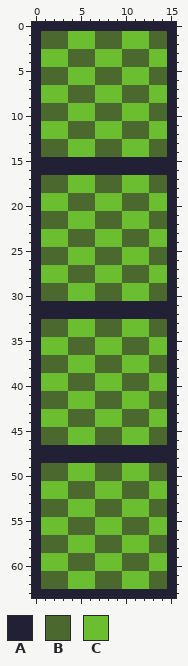
File history of a pixel-art sprite, src/res/img/greenDoor.png. The first picture shows the starting point.
The file is 16x64 pixels.
Palette (. is transparent): A #222034  B #4b692f  C #6abe30
Pixels before, first column x 0:
 0 AAAAAAAAAAAAAAAA
 1 ABBBCCCBBBCCCBBA
 2 ABBBCCCBBBCCCBBA
 3 ACCCBBBCCCBBBCCA
 4 ACCCBBBCCCBBBCCA
 5 ABBBCCCBBBCCCBBA
 6 ABBBCCCBBBCCCBBA
 7 ACCCBBBCCCBBBCCA
 8 ACCCBBBCCCBBBCCA
 9 ABBBCCCBBBCCCBBA
10 ABBBCCCBBBCCCBBA
11 ACCCBBBCCCBBBCCA
12 ACCCBBBCCCBBBCCA
13 ABBBCCCBBBCCCBBA
14 ABBBCCCBBBCCCBBA
15 AAAAAAAAAAAAAAAA
16 AAAAAAAAAAAAAAAA
17 ABBBCCCBBBCCCBBA
18 ABBBCCCBBBCCCBBA
19 ACCCBBBCCCBBBCCA
20 ACCCBBBCCCBBBCCA
21 ABBBCCCBBBCCCBBA
22 ABBBCCCBBBCCCBBA
23 ACCCBBBCCCBBBCCA
24 ACCCBBBCCCBBBCCA
25 ABBBCCCBBBCCCBBA
26 ABBBCCCBBBCCCBBA
27 ACCCBBBCCCBBBCCA
28 ACCCBBBCCCBBBCCA
29 ABBBCCCBBBCCCBBA
30 ABBBCCCBBBCCCBBA
31 AAAAAAAAAAAAAAAA
32 AAAAAAAAAAAAAAAA
33 ABBBCCCBBBCCCBBA
34 ABBBCCCBBBCCCBBA
35 ACCCBBBCCCBBBCCA
36 ACCCBBBCCCBBBCCA
37 ABBBCCCBBBCCCBBA
38 ABBBCCCBBBCCCBBA
39 ACCCBBBCCCBBBCCA
40 ACCCBBBCCCBBBCCA
41 ABBBCCCBBBCCCBBA
42 ABBBCCCBBBCCCBBA
43 ACCCBBBCCCBBBCCA
44 ACCCBBBCCCBBBCCA
45 ABBBCCCBBBCCCBBA
46 ABBBCCCBBBCCCBBA
47 AAAAAAAAAAAAAAAA
48 AAAAAAAAAAAAAAAA
49 ABBBCCCBBBCCCBBA
50 ABBBCCCBBBCCCBBA
51 ACCCBBBCCCBBBCCA
52 ACCCBBBCCCBBBCCA
53 ABBBCCCBBBCCCBBA
54 ABBBCCCBBBCCCBBA
55 ACCCBBBCCCBBBCCA
56 ACCCBBBCCCBBBCCA
57 ABBBCCCBBBCCCBBA
58 ABBBCCCBBBCCCBBA
59 ACCCBBBCCCBBBCCA
60 ACCCBBBCCCBBBCCA
61 ABBBCCCBBBCCCBBA
62 ABBBCCCBBBCCCBBA
63 AAAAAAAAAAAAAAAA
Now the later version:
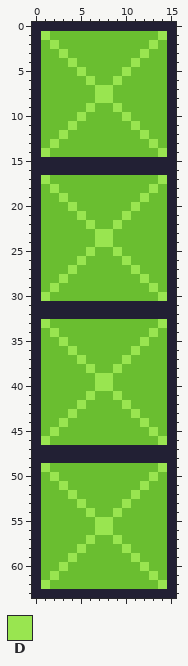
Colours new in this view: D #99e550
Diff:
y 1: x 1..3 BBB -> DCC; x 7..9 BBB -> CCC; x 13..14 BB -> CD
y 2: x 1..3 BBB -> CDC; x 7..9 BBB -> CCC; x 13..14 BB -> DC
y 3: x 3..6 CBBB -> DCCC; x 10..12 BBB -> CCD
y 4: x 4..6 BBB -> DCC; x 10..12 BBB -> CDC
y 5: x 1..3 BBB -> CCC; x 5 C -> D; x 7..10 BBBC -> CCCD; x 13..14 BB -> CC
y 6: x 1..3 BBB -> CCC; x 6..9 CBBB -> DCCD; x 13..14 BB -> CC
y 7..8: x 4..8 BBBCC -> CCCDD; x 10..12 BBB -> CCC
y 9: x 1..3 BBB -> CCC; x 6..9 CBBB -> DCCD; x 13..14 BB -> CC
y 10: x 1..3 BBB -> CCC; x 5 C -> D; x 7..10 BBBC -> CCCD; x 13..14 BB -> CC
y 11: x 4..6 BBB -> DCC; x 10..12 BBB -> CDC
y 12: x 3..6 CBBB -> DCCC; x 10..12 BBB -> CCD
y 13: x 1..3 BBB -> CDC; x 7..9 BBB -> CCC; x 13..14 BB -> DC
y 14: x 1..3 BBB -> DCC; x 7..9 BBB -> CCC; x 13..14 BB -> CD
y 17: x 1..3 BBB -> DCC; x 7..9 BBB -> CCC; x 13..14 BB -> CD
y 18: x 1..3 BBB -> CDC; x 7..9 BBB -> CCC; x 13..14 BB -> DC
y 19: x 3..6 CBBB -> DCCC; x 10..12 BBB -> CCD
y 20: x 4..6 BBB -> DCC; x 10..12 BBB -> CDC
y 21: x 1..3 BBB -> CCC; x 5 C -> D; x 7..10 BBBC -> CCCD; x 13..14 BB -> CC
y 22: x 1..3 BBB -> CCC; x 6..9 CBBB -> DCCD; x 13..14 BB -> CC
y 23..24: x 4..8 BBBCC -> CCCDD; x 10..12 BBB -> CCC
y 25: x 1..3 BBB -> CCC; x 6..9 CBBB -> DCCD; x 13..14 BB -> CC
y 26: x 1..3 BBB -> CCC; x 5 C -> D; x 7..10 BBBC -> CCCD; x 13..14 BB -> CC
y 27: x 4..6 BBB -> DCC; x 10..12 BBB -> CDC
y 28: x 3..6 CBBB -> DCCC; x 10..12 BBB -> CCD
y 29: x 1..3 BBB -> CDC; x 7..9 BBB -> CCC; x 13..14 BB -> DC
y 30: x 1..3 BBB -> DCC; x 7..9 BBB -> CCC; x 13..14 BB -> CD
y 33: x 1..3 BBB -> DCC; x 7..9 BBB -> CCC; x 13..14 BB -> CD
y 34: x 1..3 BBB -> CDC; x 7..9 BBB -> CCC; x 13..14 BB -> DC
y 35: x 3..6 CBBB -> DCCC; x 10..12 BBB -> CCD
y 36: x 4..6 BBB -> DCC; x 10..12 BBB -> CDC
y 37: x 1..3 BBB -> CCC; x 5 C -> D; x 7..10 BBBC -> CCCD; x 13..14 BB -> CC
y 38: x 1..3 BBB -> CCC; x 6..9 CBBB -> DCCD; x 13..14 BB -> CC
y 39..40: x 4..8 BBBCC -> CCCDD; x 10..12 BBB -> CCC
y 41: x 1..3 BBB -> CCC; x 6..9 CBBB -> DCCD; x 13..14 BB -> CC
y 42: x 1..3 BBB -> CCC; x 5 C -> D; x 7..10 BBBC -> CCCD; x 13..14 BB -> CC
y 43: x 4..6 BBB -> DCC; x 10..12 BBB -> CDC
y 44: x 3..6 CBBB -> DCCC; x 10..12 BBB -> CCD
y 45: x 1..3 BBB -> CDC; x 7..9 BBB -> CCC; x 13..14 BB -> DC
y 46: x 1..3 BBB -> DCC; x 7..9 BBB -> CCC; x 13..14 BB -> CD
y 49: x 1..3 BBB -> DCC; x 7..9 BBB -> CCC; x 13..14 BB -> CD
y 50: x 1..3 BBB -> CDC; x 7..9 BBB -> CCC; x 13..14 BB -> DC
y 51: x 3..6 CBBB -> DCCC; x 10..12 BBB -> CCD
y 52: x 4..6 BBB -> DCC; x 10..12 BBB -> CDC
y 53: x 1..3 BBB -> CCC; x 5 C -> D; x 7..10 BBBC -> CCCD; x 13..14 BB -> CC
y 54: x 1..3 BBB -> CCC; x 6..9 CBBB -> DCCD; x 13..14 BB -> CC
y 55..56: x 4..8 BBBCC -> CCCDD; x 10..12 BBB -> CCC
y 57: x 1..3 BBB -> CCC; x 6..9 CBBB -> DCCD; x 13..14 BB -> CC
y 58: x 1..3 BBB -> CCC; x 5 C -> D; x 7..10 BBBC -> CCCD; x 13..14 BB -> CC
y 59: x 4..6 BBB -> DCC; x 10..12 BBB -> CDC
y 60: x 3..6 CBBB -> DCCC; x 10..12 BBB -> CCD
y 61: x 1..3 BBB -> CDC; x 7..9 BBB -> CCC; x 13..14 BB -> DC
y 62: x 1..3 BBB -> DCC; x 7..9 BBB -> CCC; x 13..14 BB -> CD
Changed places in both pictures, as pixel boxes (x1, y1, x2, y2):
changed: (41, 31, 167, 589)
